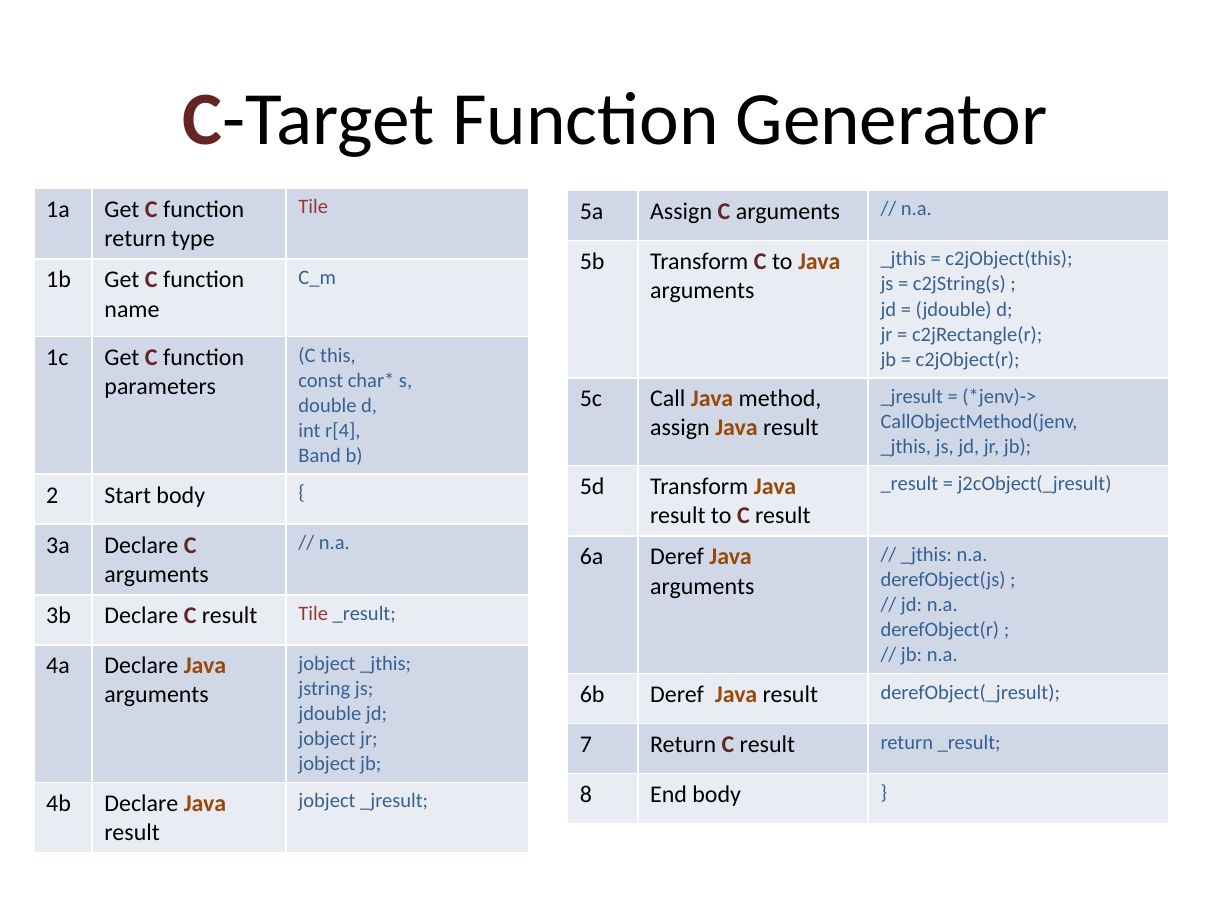
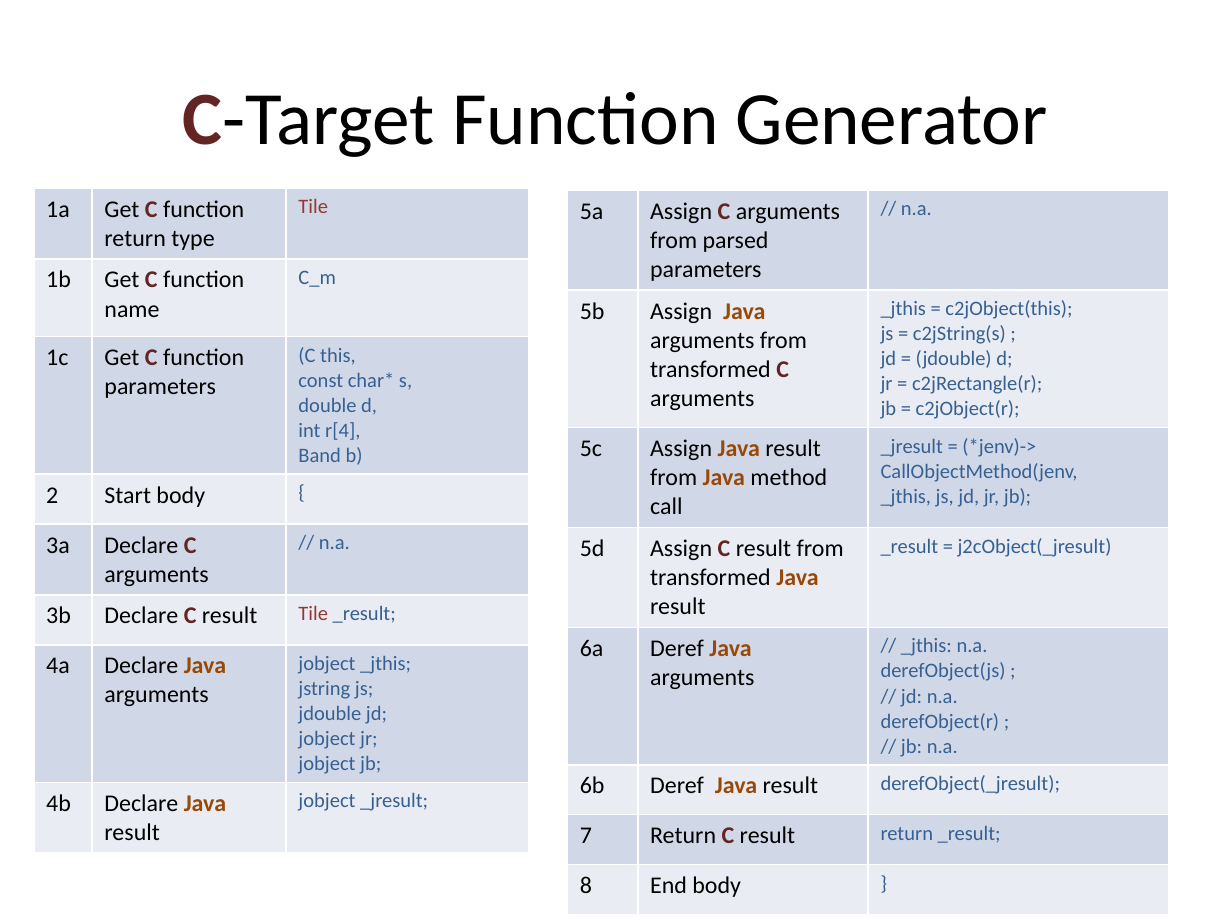
Before and after one commit to bcdev/beam-extapi, a slide deck: slide 11 of docs/beam-extapi.pptx. Drawn at 1232x924 pixels with LibreOffice and Linux fonts; fonts in the diff are those of the drawing. Boxes give left, top, right and bottom in pixels: in the first picture for what was removed or moved away, otherwise in the second. Text is boxed around its words. In the diff, an @@ line names an element or a change of style, - is before the commit and + after.

```diff
--- a/docs/beam-extapi.pptx
+++ b/docs/beam-extapi.pptx
@@ table at (x1=568, y1=191, x2=1169, y2=908) @@
-row 1, column 2: Assign C arguments
+row 1, column 2: Assign C arguments from parsed parameters
-row 2, column 2: Transform C to Java arguments
+row 2, column 2: Assign Java arguments from transformed C arguments
-row 3, column 2: Call Java method, assign Java result
+row 3, column 2: Assign Java result from Java method call
-row 4, column 2: Transform Java result to C result
+row 4, column 2: Assign C result from transformed Java result
```
Also in this commit, not shown: 4 other slides changed, 1 slide added.
